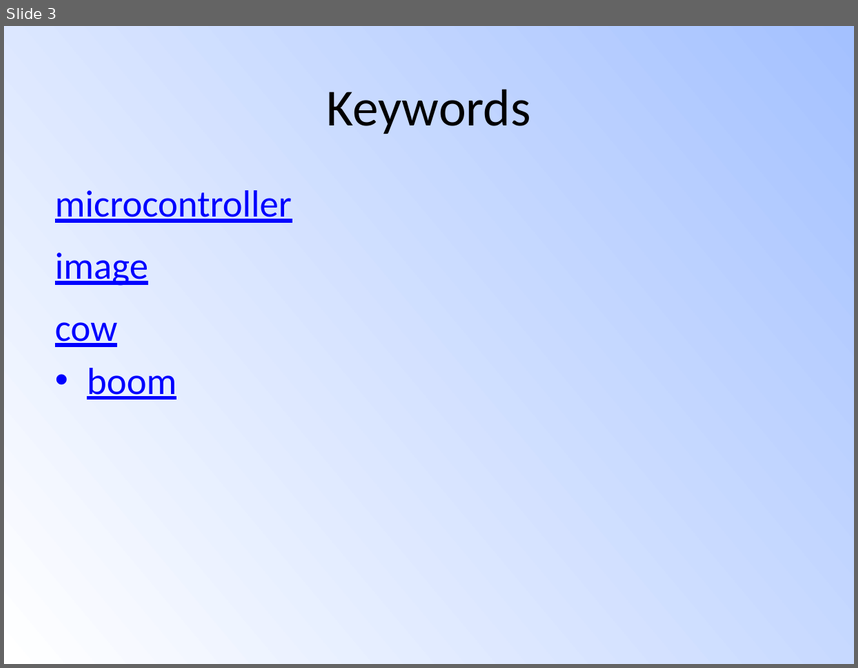
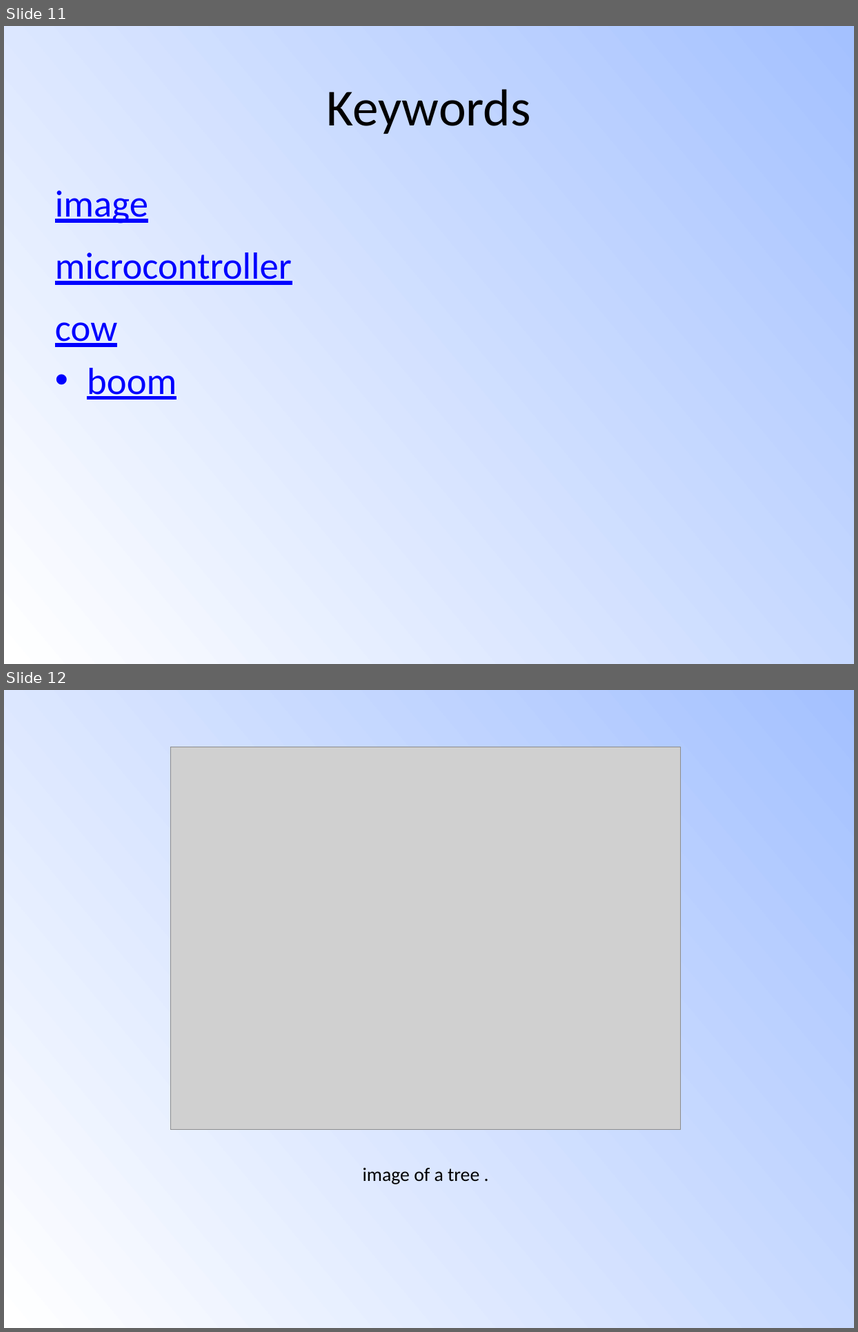
Before and after one commit to Siddhant-Ray/SlideEZ, a slide deck: testppt3.pptx. Shown one above the other, each under a label of ours: slide 3 before the commit, slides 11 and 12 after it. The pictures are 858x668 and 858x1332 pixels, drawn with LibreOffice and Linux fonts; fonts in the diff are those of the drawing; grey boxes stand for pictures. Boxes give left, top, right and bottom in pixels: in the first picture for what was removed or moved away, otherwise in the second. Text is boxed around its words. In the diff, an @@ line names an element or a change of style, - is before the commit and + after.

```diff
--- a/testppt3.pptx
+++ b/testppt3.pptx
@@ slide 12 added at (4, 690, 854, 1328), background gradient #FFFFFF to #A4C4FF @@
@@ picture added at (170, 747, 681, 1130) @@
@@ title added at (363, 1167, 479, 1184), 16.2 pt, text #000000 @@
+  image of a tree .
@@ what was slide 3 is now slide 11 @@
@@ slide 11 changed as well @@
@@ text at (55, 190, 292, 399): text changed @@
-• microcontroller
-  image
-  cow
-  boom
+• image
+  microcontroller
+  cow
+  boom
```
Also in this commit, not shown: 1 other slide changed, 18 other slides added, 2 slides removed, 8 other files.
